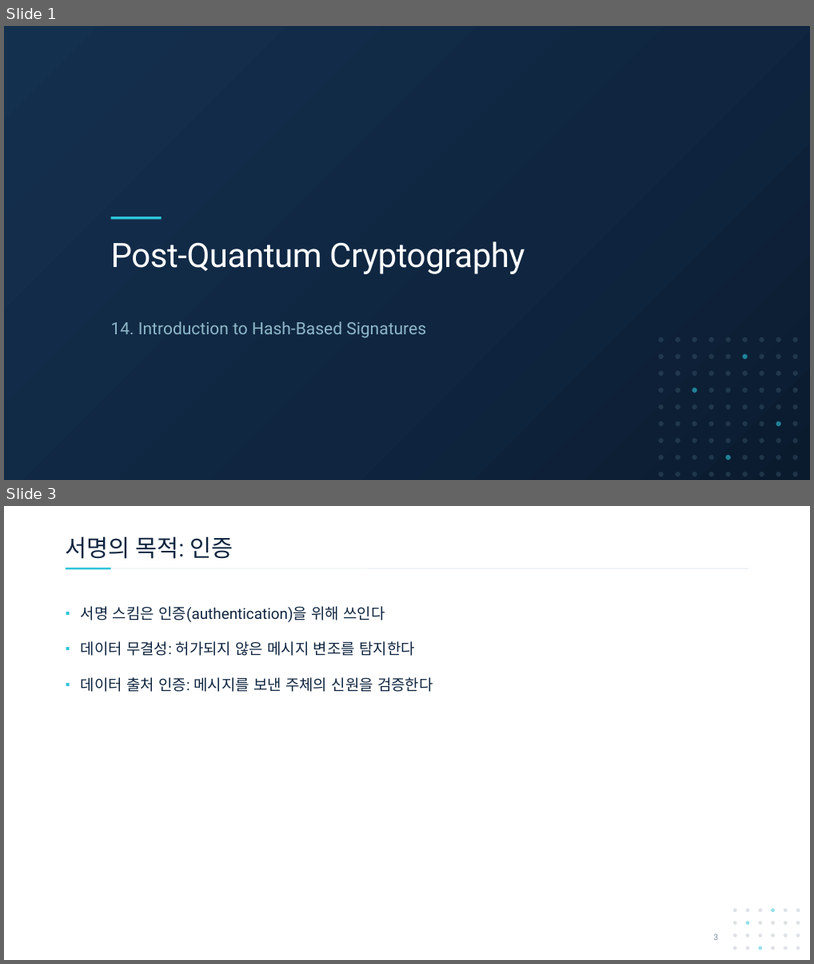
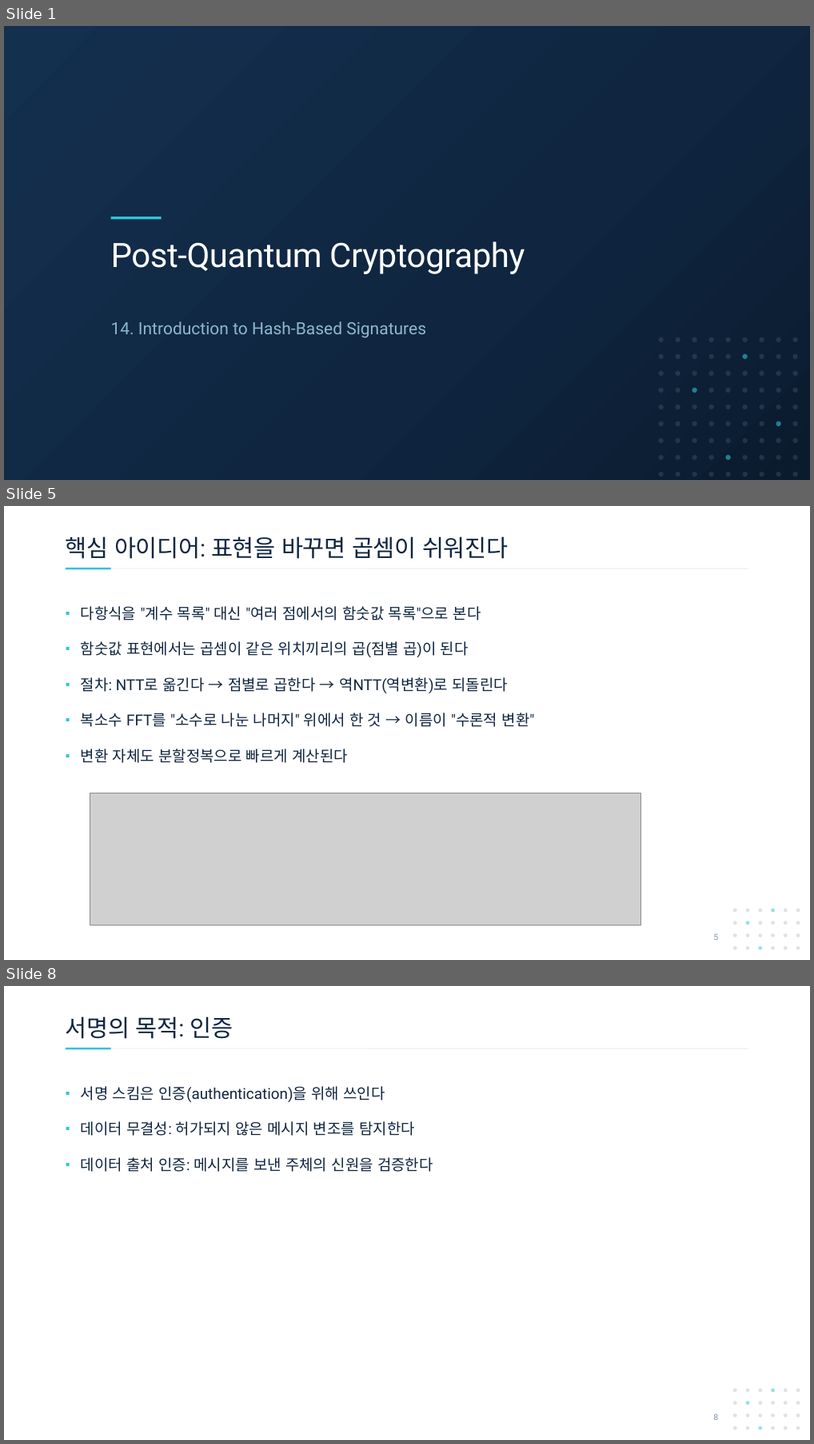
Before and after one commit to giyuubin/PQC, a slide deck: presentation/0903_14_Introduction-to-Hash-Based-Signatures.pptx. Shown one above the other, each under a label of ours: slides 1 and 3 before the commit, slides 1, 5 and 8 after it; the slides between them are not shown. The pictures are 814x964 and 814x1444 pixels, drawn with LibreOffice and Linux fonts; fonts in the diff are those of the drawing; grey boxes stand for pictures. Boxes give left, top, right and bottom in pixels: in the first picture for what was removed or moved away, otherwise in the second. Text is boxed around its words. In the diff, an @@ line names an element or a change of style, - is before the commit and + after.

```diff
--- a/presentation/0903_14_Introduction-to-Hash-Based-Signatures.pptx
+++ b/presentation/0903_14_Introduction-to-Hash-Based-Signatures.pptx
@@ slide 5 added at (4, 506, 810, 960), background #FFFFFF; not listed: 26 template elements that a slide beside it also shows @@
@@ title added at (66, 536, 508, 559), 28 pt, text #0F2540 @@
+핵심 아이디어: 표현을 바꾸면 곱셈이 쉬워진다
@@ text added at (81, 606, 535, 763), 18 pt, text #0F2540 @@
+▪ 다항식을 "계수 목록" 대신 "여러 점에서의 함숫값 목록"으로 본다
+▪ 함숫값 표현에서는 곱셈이 같은 위치끼리의 곱(점별 곱)이 된다
+▪ 절차: NTT로 옮긴다 → 점별로 곱한다 → 역NTT(역변환)로 되돌린다
+▪ 복소수 FFT를 "소수로 나눈 나머지" 위에서 한 것 → 이름이 "수론적 변환"
+▪ 변환 자체도 분할정복으로 빠르게 계산된다
@@ picture added at (90, 793, 642, 925) @@
@@ page number added at (714, 933, 718, 940), 10 pt, text #7E94A8 @@
+5
@@ what was slide 3 is now slide 8 @@
```
Also in this commit, not shown: 1 slide changed, 4 other slides added.
